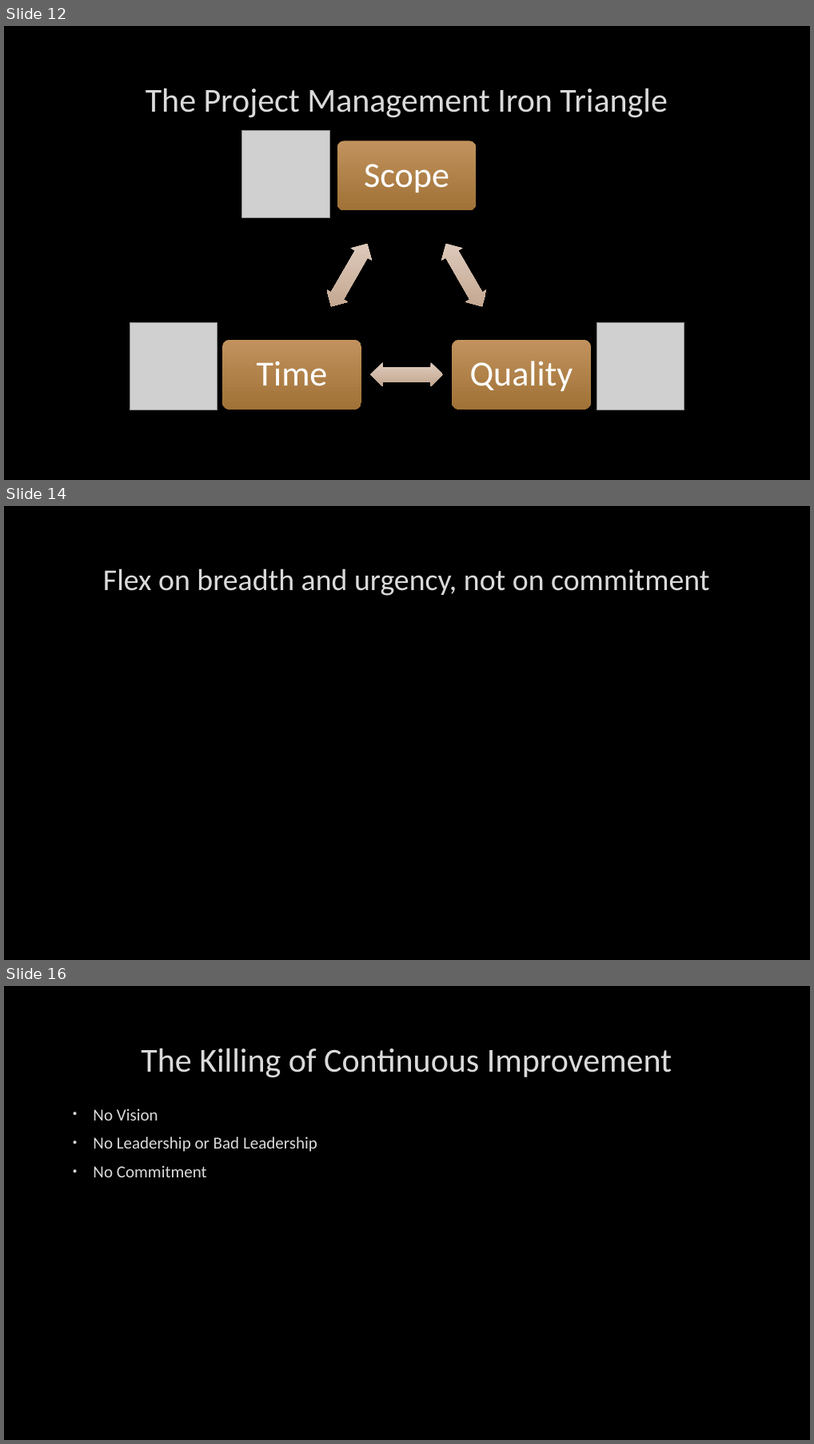
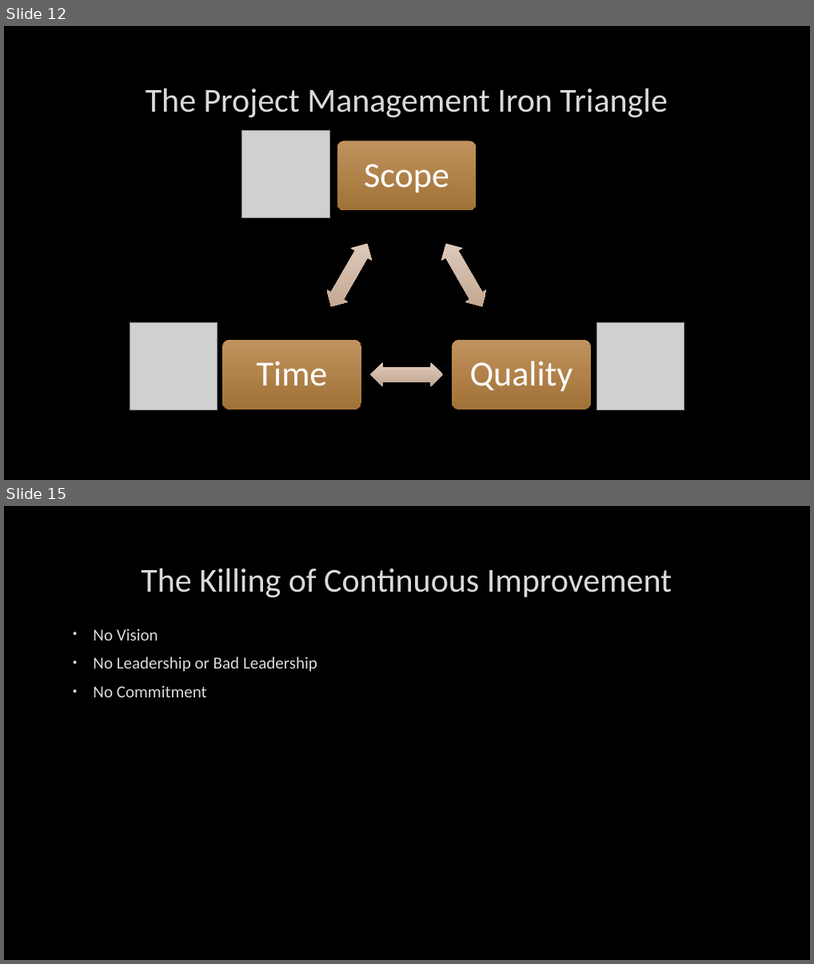
Before and after one commit to jugisahunk/presentations, a slide deck: tortoise-and-hare/tortoise-and-hare.pptx. Shown one above the other, each under a label of ours: slides 12, 14 and 16 before the commit, slides 12 and 15 after it; the slides between them are not shown. The pictures are 814x1444 and 814x964 pixels, drawn with LibreOffice and Linux fonts; fonts in the diff are those of the drawing; grey boxes stand for pictures; background and template pictures are left out. Boxes give left, top, right and bottom in pixels: in the first picture for what was removed or moved away, otherwise in the second. Text is boxed around its words. In the diff, an @@ line names an element or a change of style, - is before the commit and + after.

```diff
--- a/tortoise-and-hare/tortoise-and-hare.pptx
+++ b/tortoise-and-hare/tortoise-and-hare.pptx
@@ slide 14 removed at (x1=4, y1=506, x2=810, y2=960), background picture (left out) @@
@@ title removed at (x1=103, y1=568, x2=710, y2=596) @@
-Flex on breadth and urgency, not on commitment
@@ what was slide 16 is now slide 15 @@
```
Also in this commit, not shown: 2 slides changed, 1 other file.
